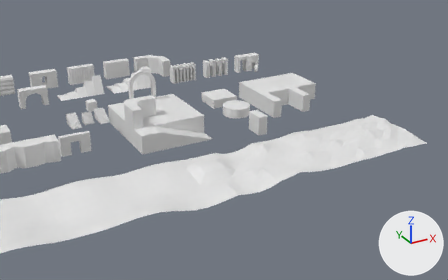
The Blender file Raw/demo.blend: old version first, new version second.
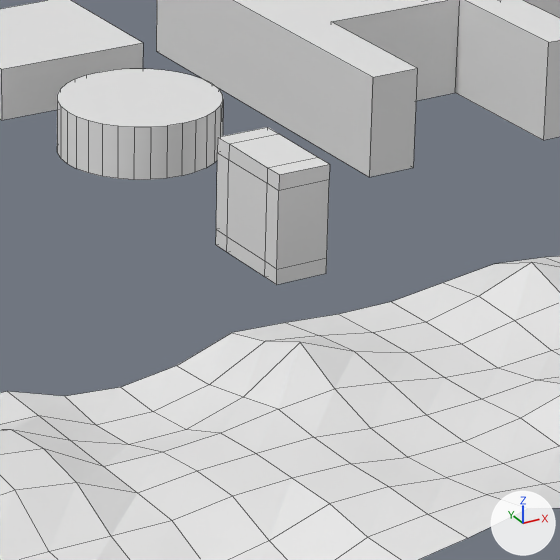
The first picture shows the older version from a 50 mm camera at (-48.2, -119.1, 48.8) aimed at (8.8, -15.5, -3.0). The close-ups show both versions on the part from 48% to 68% of the width and 32% to 65% of the height of that picture. The axes (+X, +Y, +Z) are drawn at lower right. The lights are the same throughout. The close-ups show mesh edges as thin lines.

Names of what the first close-up shows: 'demo_plane_02', 'demo_plane_03', 'demo_plane_04', 'demo_special_01', 'demo_terrain_01'.
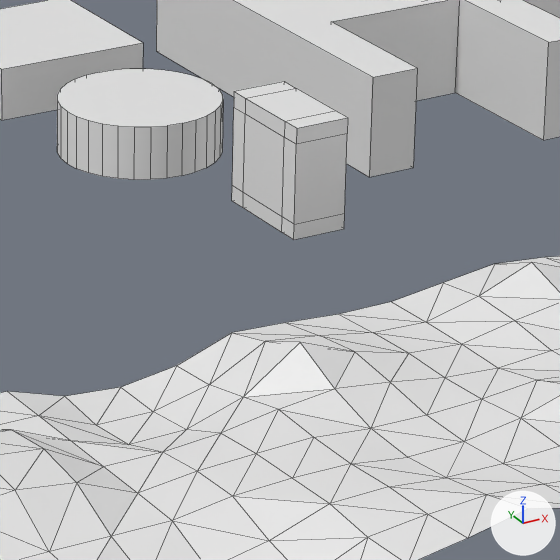
What differs and where, as boxes [x1, y1, x2, y2] in the close-ups (560 x 560 px):
'demo_terrain_01', modifiers changed: [0, 256, 560, 560] in both
'demo_special_01', mesh moved: before [216, 127, 330, 285]; after [232, 82, 348, 240]

Diff of the bpy script that builds the scene:
```diff
--- a/Raw/demo.blend.py
+++ b/Raw/demo.blend.py
@@ me_plane_005 @@
 me_plane_005.from_pydata(...)  # 36 vertices, 34 faces; spans x -0.95..1.05, y -1.0..3.0, z -2.0..2.0
 # used by ob_demo_special_01; location = (16.0, -18.0, 0.0)
+# me_plane_005 part 1: the whole mesh is moved by (0.0, -1.0, 2.0)
 me_plane_005.materials.append(mat_checker_dark_psd)
@@ ob_demo_terrain_01 @@
 ob_demo_terrain_01.location = (-1.0, -34.0, 0.0)
+_m = ob_demo_terrain_01.modifiers.new('Triangulate', 'TRIANGULATE')
```
